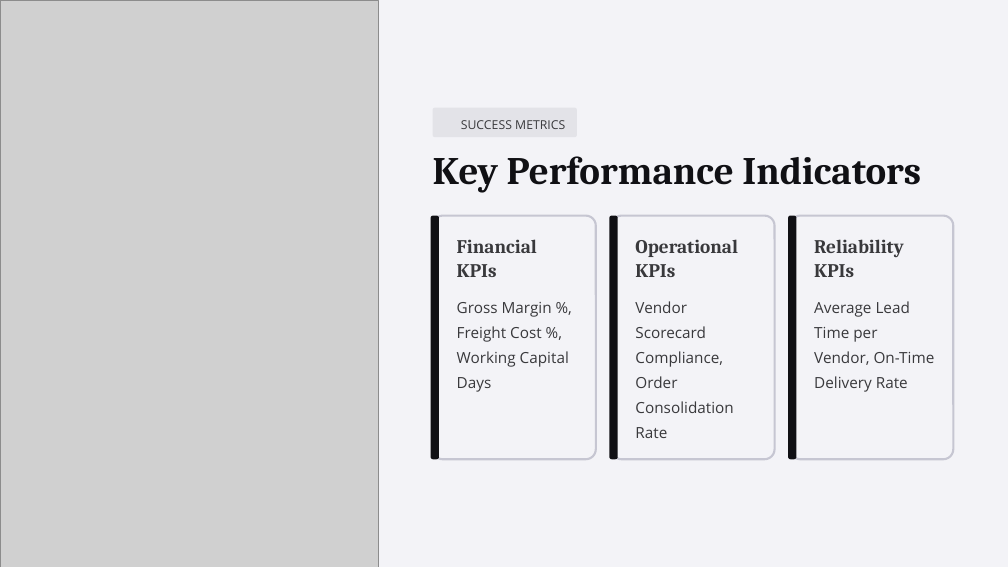
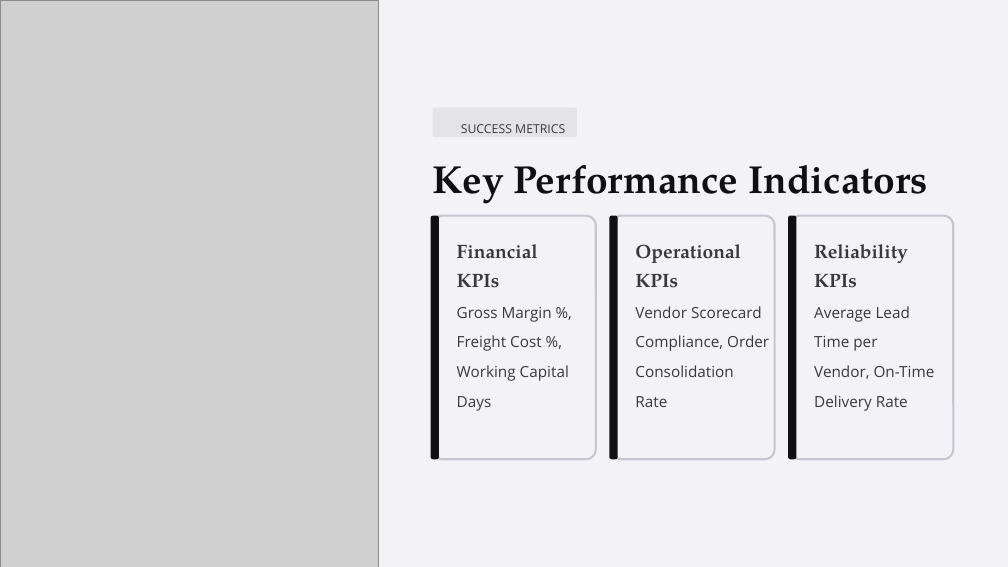
Before and after one commit to Saurabh1222/Liquor-Store-Chain-Vendor-Performance-Analysis, a slide deck: slide 8 of Vendor-Performance-Analysis.pptx (slide 10 before the commit). Drawn at 1008x567 pixels with LibreOffice and Linux fonts; fonts in the diff are those of the drawing; grey boxes stand for pictures; background and template pictures are left out. Boxes give left, top, right and bottom in pixels: in the first picture for what was removed or moved away, otherwise in the second. Text is boxed around its words. In the diff, an @@ line names an element or a change of style, - is before the commit and + after.

```diff
--- a/Vendor-Performance-Analysis.pptx
+++ b/Vendor-Performance-Analysis.pptx
@@ text "SUCCESS METRICS" at bbox=[461, 124, 565, 133]: line spacing 22.5pt to 1.61 @@
@@ text "Key Performance Indicators" at bbox=[433, 165, 928, 204]: font Cambria to TeX Gyre Pagella; line spacing 55.5pt to 1.25 @@
@@ font Cambria to TeX Gyre Pagella; line spacing 27.5pt to 1.25 in 3 elements at bbox=[457, 244, 538, 288], bbox=[635, 244, 741, 288], bbox=[814, 244, 908, 288] @@
@@ line spacing 28.5pt to 1.63 in 3 elements at bbox=[457, 307, 569, 411], bbox=[814, 306, 935, 411], bbox=[635, 306, 769, 407] @@
```
Also in this commit, not shown: 7 other slides changed, 2 slides removed.
